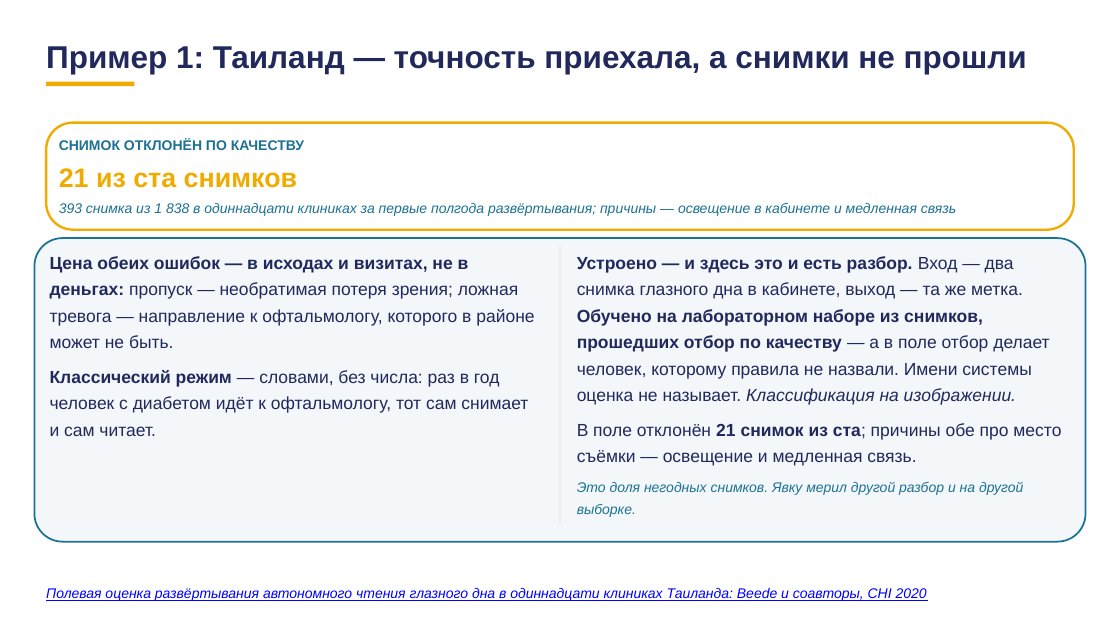
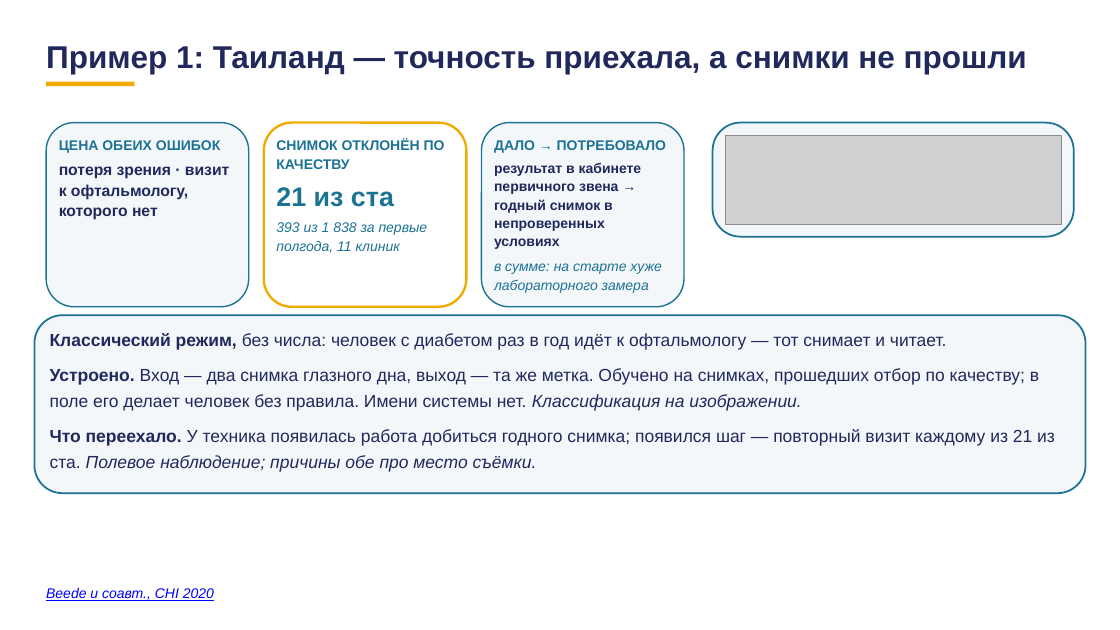
Before and after one commit to tellina-study/AI-usage-lessons, a slide deck: slide 25 of library/lectures/lec-07/rework/deck/lec-07-karkas.pptx (slide 26 before the commit). Drawn at 1120x630 pixels with LibreOffice and Linux fonts; fonts in the diff are those of the drawing; grey boxes stand for pictures. Boxes give left, top, right and bottom in pixels: in the first picture for what was removed or moved away, otherwise in the second. Text is boxed around its words. In the diff, an @@ line names an element or a change of style, - is before the commit and + after.

```diff
--- a/library/lectures/lec-07/rework/deck/lec-07-karkas.pptx
+++ b/library/lectures/lec-07/rework/deck/lec-07-karkas.pptx
@@ rounded rectangle removed at <box>46,123,1074,229</box> @@
@@ rounded rectangle added at <box>46,123,249,307</box>, fill #F4F7FA, outline #1C7293 1.2 pt @@
@@ text added at <box>59,140,220,153</box>, 12 pt, text #1C7293, bold @@
+ЦЕНА ОБЕИХ ОШИБОК
@@ rounded rectangle added at <box>264,123,466,307</box>, fill #FFFFFF, outline #F0AB00 2 pt @@
@@ text "СНИМОК ОТКЛОНЁН ПО КАЧЕСТВУ" rewrapped from <box>59,139,304,150</box> to <box>276,139,445,169</box> @@
@@ rounded rectangle added at <box>481,123,684,307</box>, fill #F4F7FA, outline #1C7293 1.2 pt @@
@@ text added at <box>494,140,666,153</box>, 12 pt, text #1C7293, bold @@
+ДАЛО → ПОТРЕБОВАЛО
@@ rounded rectangle added at <box>712,123,1074,237</box>, fill #F4F7FA, outline #1C7293 1.5 pt @@
@@ picture added at <box>725,135,1061,224</box> @@
@@ text added at <box>59,166,229,220</box>, 13.5 pt, text #21295C, bold @@
+потеря зрения · визит к офтальмологу, которого нет
@@ text added at <box>494,163,642,249</box>, 12 pt, text #21295C, bold @@
+результат в кабинете первичного звена → годный снимок в непроверенных условиях
@@ text removed at <box>59,203,956,216</box> @@
-393 снимка из 1 838 в одиннадцати клиниках за первые полгода развёртывания; причины — освещение в кабинете и медленная связь
@@ text at <box>276,187,394,207</box>: text changed; text colour #F0AB00 to #1C7293 @@
-21 из ста снимков
+21 из ста
@@ text added at <box>276,222,428,253</box>, 12 pt, text #1C7293, italic @@
+393 из 1 838 за первые полгода, 11 клиник
@@ text removed at <box>50,256,534,436</box> @@
-Цена обеих ошибок — в исходах и визитах, не в деньгах: пропуск — необратимая потеря зрения; ложная тревога — направление к офтальмологу, которого в районе может не быть.
-Классический режим — словами, без числа: раз в год человек с диабетом идёт к офтальмологу, тот сам снимает и сам читает.
@@ text added at <box>494,263,662,293</box>, 12 pt, text #1C7293, italic @@
+в сумме: на старте хуже лабораторного замера
@@ rectangle removed at <box>560,246,560,524</box> @@
@@ rounded rectangle: place and size @@
-rounded rectangle at <box>34,238,1086,541</box>
+rounded rectangle at <box>34,315,1086,493</box>
@@ rounded rectangle at <box>34,315,1086,493</box>: proportions changed @@
@@ text at <box>50,333,1055,472</box>: text changed @@
-Устроено — и здесь это и есть разбор. Вход — два снимка глазного дна в кабинете, выход — та же метка. Обучено на лабораторном наборе из снимков, прошедших отбор по качеству — а в поле отбор делает человек, которому правила не назвали. Имени системы оценка не называет. Классификация на изображении.
-В поле отклонён 21 снимок из ста; причины обе про место съёмки — освещение и медленная связь.
-Это доля негодных снимков. Явку мерил другой разбор и на другой выборке.
+Классический режим, без числа: человек с диабетом раз в год идёт к офтальмологу — тот снимает и читает.
+Устроено. Вход — два снимка глазного дна, выход — та же метка. Обучено на снимках, прошедших отбор по качеству; в поле его делает человек без правила. Имени системы нет. Классификация на изображении.
+Что переехало. У техника появилась работа добиться годного снимка; появился шаг — повторный визит каждому из 21 из ста. Полевое наблюдение; причины обе про место съёмки.
@@ text at <box>46,588,214,601</box>: text changed @@
-Полевая оценка развёртывания автономного чтения глазного дна в одиннадцати клиниках Таиланда: Beede и соавторы, CHI 2020
+Beede и соавт., CHI 2020
```
Also in this commit, not shown: 77 other slides changed, 23 slides added, 24 slides removed, 1 other file.
